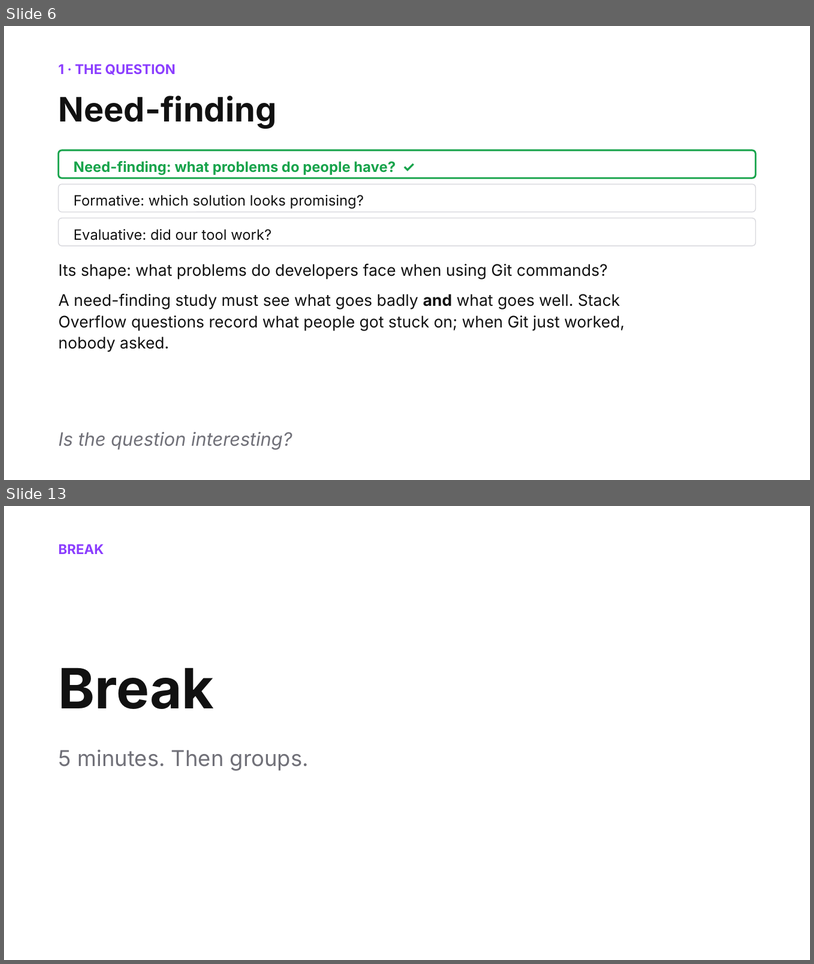
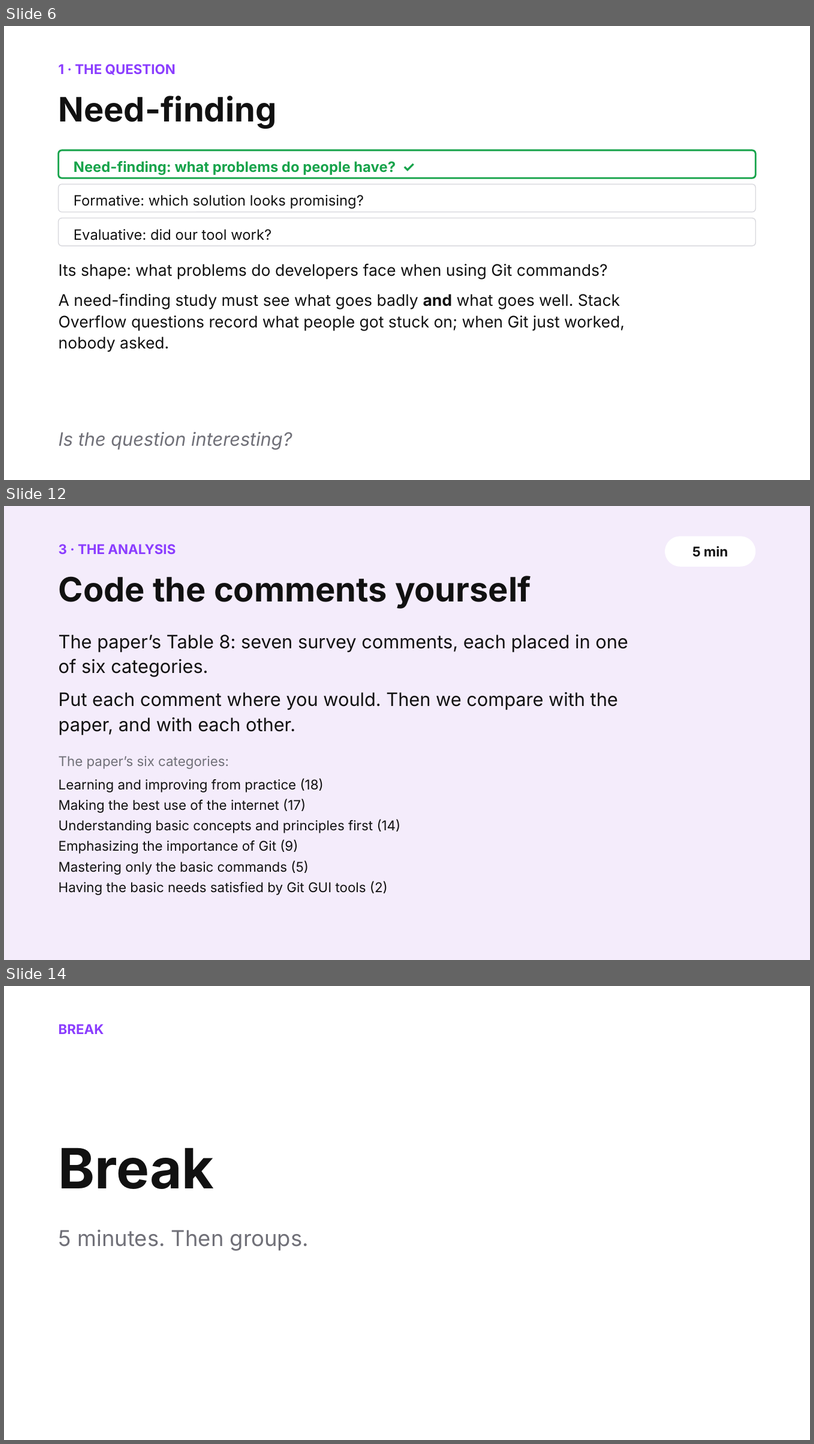
Before and after one commit to shubham3-ucb/cs294-pl, a slide deck: slides/thursday_app.pptx. Shown one above the other, each under a label of ours: slides 6 and 13 before the commit, slides 6, 12 and 14 after it; the slides between them are not shown. The pictures are 814x964 and 814x1444 pixels, drawn with LibreOffice and Linux fonts; fonts in the diff are those of the drawing. Boxes give left, top, right and bottom in pixels: in the first picture for what was removed or moved away, otherwise in the second. Text is boxed around its words. In the diff, an @@ line names an element or a change of style, - is before the commit and + after.

```diff
--- a/slides/thursday_app.pptx
+++ b/slides/thursday_app.pptx
@@ slide 12 added at [4,506,810,960], background #F4ECFB @@
@@ rounded rectangle added at [665,536,756,567], fill #FFFFFF, 16 pt, text #111111, bold @@
+5 min
@@ text added at [59,544,176,554], 16 pt, text #8B3DFF, bold @@
+3 · THE ANALYSIS
@@ text added at [59,576,531,609], 40 pt, text #111111, bold @@
+Code the comments yourself
@@ text added at [59,634,629,735], 22 pt, text #111111 @@
+The paper’s Table 8: seven survey comments, each placed in one of six categories.
+Put each comment where you would. Then we compare with the paper, and with each other.
@@ text added at [59,756,229,769], 16 pt, text #707078 @@
+The paper’s six categories:
@@ text added at [59,778,401,895], 16 pt, text #111111 @@
+Learning and improving from practice (18)
+Making the best use of the internet (17)
+Understanding basic concepts and principles first (14)
+Emphasizing the importance of Git (9)
+Mastering only the basic commands (5)
+Having the basic needs satisfied by Git GUI tools (2)
@@ what was slide 13 is now slide 14 @@
```
Also in this commit, not shown: 11 slides changed, 2 other slides added, 2 slides removed, 20 other files.
